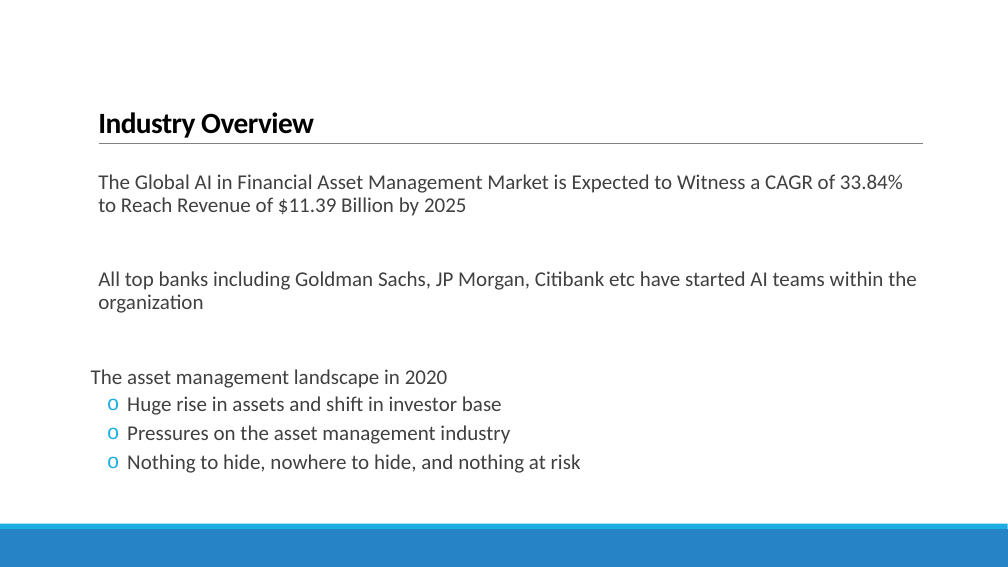
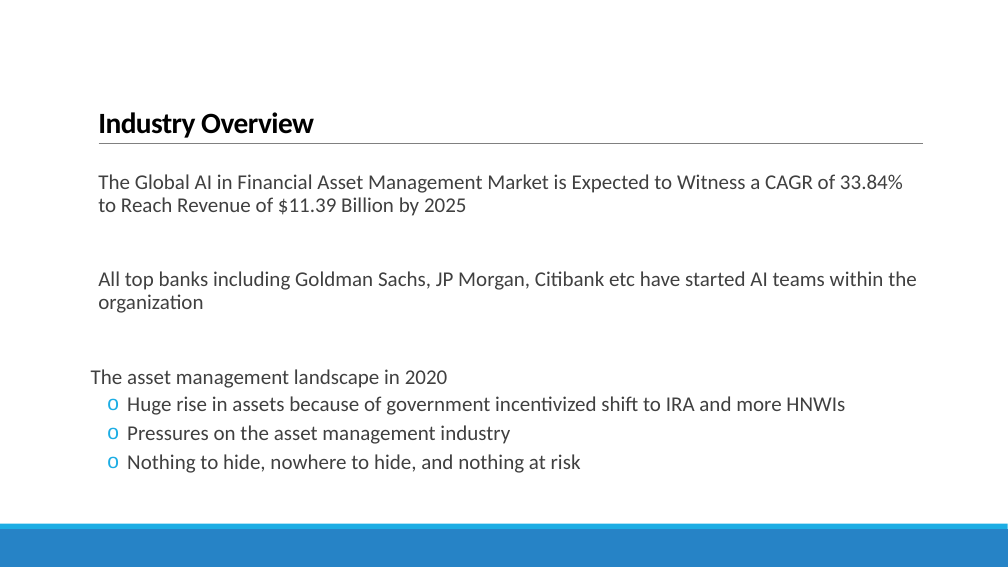
Before and after one commit to manchester9/fintech, a slide deck: slide 3 of 01-fintech_case_study/data_driven_investment_management.pptx. Drawn at 1008x567 pixels with LibreOffice and Linux fonts; fonts in the diff are those of the drawing. Boxes give left, top, right and bottom in pixels: in the first picture for what was removed or moved away, otherwise in the second. Text is boxed around its words. In the diff, an @@ line names an element or a change of style, - is before the commit and + after.

```diff
--- a/01-fintech_case_study/data_driven_investment_management.pptx
+++ b/01-fintech_case_study/data_driven_investment_management.pptx
@@ text at (127, 396, 845, 415): text changed @@
-  o Huge rise in assets and shift in investor base
+  o Huge rise in assets because of government incentivized shift to IRA and more HNWIs
```
Also in this commit, not shown: 1 other slide changed, 1 other file.
